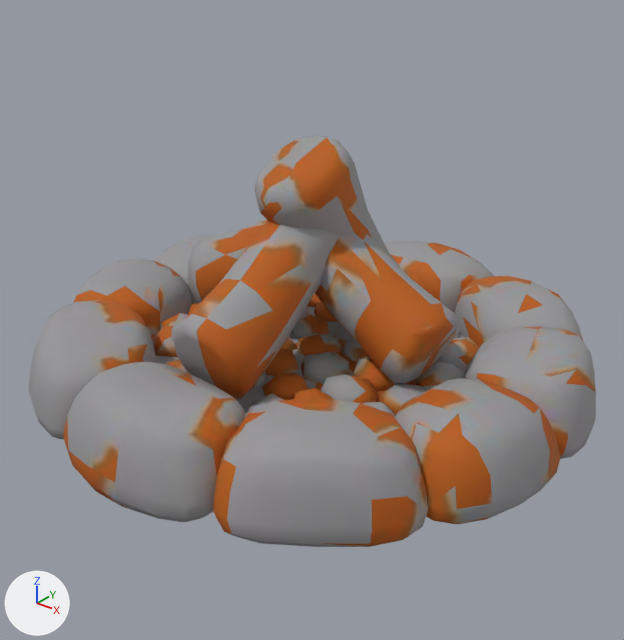
One commit to the glTF model play/chichicamp/models/campfire.glb: the scene before it, then after it.
The view is the same before and after, from a 50 mm lens placed at (0.895, -1.124, 0.594), pointed at (0.022, -0.033, -0.083). The axes (+X, +Y, +Z) are drawn at lower left. The lights are the same throughout. The picture after the commit comes second. Vertices at exactly the same position are counted once.
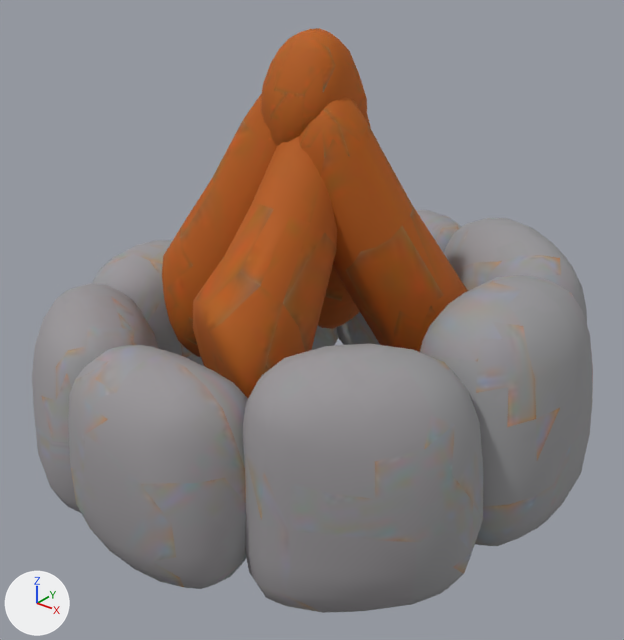
Pixel boxes (x1, y1, x2, y2) of what changed, in the pictures (624 x 640 px):
'Mesh_0', reshaped (42% taller): before (28, 136, 596, 547); after (32, 28, 593, 613)
part 1 of me_mesh_0, rebuilt: before (28, 300, 156, 439); after (32, 283, 158, 513)
part 2 of me_mesh_0, rebuilt (52% taller): before (63, 362, 246, 522); after (68, 345, 248, 589)
part 3 of me_mesh_0, rebuilt: before (455, 276, 583, 348); after (444, 218, 587, 323)
part 4 of me_mesh_0, rebuilt (13% wider, 90% taller): before (384, 241, 494, 312); after (337, 209, 461, 345)
part 5 of me_mesh_0, rebuilt: before (171, 221, 340, 401); after (193, 137, 337, 398)
part 6 of me_mesh_0, rebuilt: before (254, 136, 400, 267); after (318, 115, 371, 329)
part 7 of me_mesh_0, added: after (420, 275, 593, 546)
part 8 of me_mesh_0, added: after (243, 344, 483, 613)
part 9 of me_mesh_0, added: after (92, 240, 204, 366)
part 10 of me_mesh_0, added: after (312, 326, 338, 350)
part 11 of me_mesh_0, added (brown): after (261, 28, 367, 147)
part 12 of me_mesh_0, added (brown): after (162, 94, 276, 357)
part 13 of me_mesh_0, added (brown): after (298, 97, 468, 352)
part 14 of me_mesh_0, deleted: before (160, 294, 425, 418)
part 15 of me_mesh_0, deleted: before (74, 220, 596, 547)

Diff of the bpy script that builds the scene:
```diff
--- a/play/chichicamp/models/campfire.glb.py
+++ b/play/chichicamp/models/campfire.glb.py
@@ me_mesh_0 @@
 # used by ob_mesh_0; location = (0.0, 0.0, 0.0)
-me_mesh_0.from_pydata(...)  # 2222 vertices, 4243 faces; spans x -0.5..0.5, y -0.5..0.5, z -0.236..0.235
+me_mesh_0.from_pydata(...)  # 2208 vertices, 4366 faces; spans x -0.5..0.5, y -0.5..0.5, z -0.416..0.413
+# me_mesh_0 part 1: the loose piece of 122 vertices spanning x -0.413..-0.117, y -0.455..-0.174, z -0.233..-0.07 is rebuilt with 183 vertices and now spans x -0.426..-0.097, y -0.458..-0.155, z -0.411..-0.032
+# me_mesh_0 part 2: the loose piece of 121 vertices spanning x -0.155..0.159, y -0.5..-0.275, z -0.234..-0.07 is rebuilt with 182 vertices and now spans x -0.165..0.182, y -0.5..-0.265, z -0.399..-0.02
+# me_mesh_0 part 3: the loose piece of 117 vertices spanning x 0.118..0.413, y 0.174..0.45, z -0.236..-0.077 is rebuilt with 192 vertices and now spans x 0.06..0.424, y 0.141..0.458, z -0.38..0.05
+# me_mesh_0 part 4: the loose piece of 117 vertices spanning x -0.157..0.164, y 0.282..0.5, z -0.236..-0.082 is rebuilt with 184 vertices and now spans x -0.214..0.131, y 0.251..0.5, z -0.387..0.004
+# me_mesh_0 part 5: the loose piece of 108 vertices spanning x -0.084..0.079, y -0.302..0.037, z -0.154..0.164 is rebuilt with 141 vertices and now spans x -0.07..0.121, y -0.296..0.037, z -0.215..0.302
+# me_mesh_0 part 6: the loose piece of 107 vertices spanning x -0.101..0.08, y -0.1..0.288, z -0.23..0.235 is rebuilt with 145 vertices and now spans x -0.182..0.076, y -0.024..0.252, z -0.214..0.35
+# me_mesh_0 part 7: a new loose piece of 196 vertices spanning x 0.248..0.5, y -0.146..0.209, z -0.382..0.056, in mat_material_0 (picture img_image_0)
+# me_mesh_0 part 8: a new loose piece of 185 vertices spanning x 0.112..0.453, y -0.402..-0.087, z -0.408..0.02, in mat_material_0 (picture img_image_0)
+# me_mesh_0 part 9: a new loose piece of 178 vertices spanning x -0.5..-0.265, y -0.204..0.119, z -0.416..-0.039, in mat_material_0 (picture img_image_0)
+# me_mesh_0 part 10: a new loose piece of 174 vertices spanning x -0.45..-0.152, y 0.072..0.364, z -0.401..-0.027, in mat_material_0 (picture img_image_0)
+# me_mesh_0 part 11: a new loose piece of 153 vertices spanning x -0.082..0.084, y -0.099..0.086, z 0.16..0.413, in mat_material_0 (picture img_image_0)
+# me_mesh_0 part 12: a new loose piece of 149 vertices spanning x -0.284..0.017, y -0.153..0.021, z -0.212..0.326, in mat_material_0 (picture img_image_0)
+# me_mesh_0 part 13: a new loose piece of 146 vertices spanning x -0.002..0.272, y -0.092..0.201, z -0.219..0.332, in mat_material_0 (picture img_image_0)
+# me_mesh_0 part 14: 28 loose pieces with 453 vertices, spanning x -0.298..0.283, y -0.275..0.302, z -0.206..-0.12, are deleted
+# me_mesh_0 part 15: 1077 vertices removed from x -0.5..0.5, y -0.451..0.449, z -0.235..0.099
 me_mesh_0.materials.append(mat_material_0)
```
